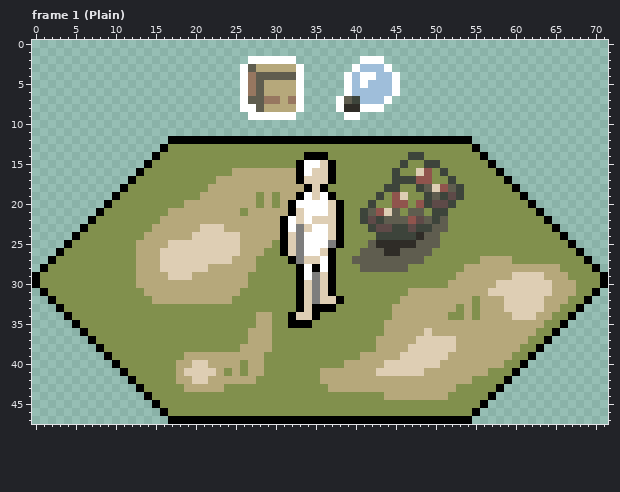
Pixel-art file -- Resources/Aseprite/tiles.aseprite. The picture above is the old version.
72x48 pixels, 5 frames. Shown: frame 1 (Plain). The commit also changed other frames, which this record leaves out.
And afterwards:
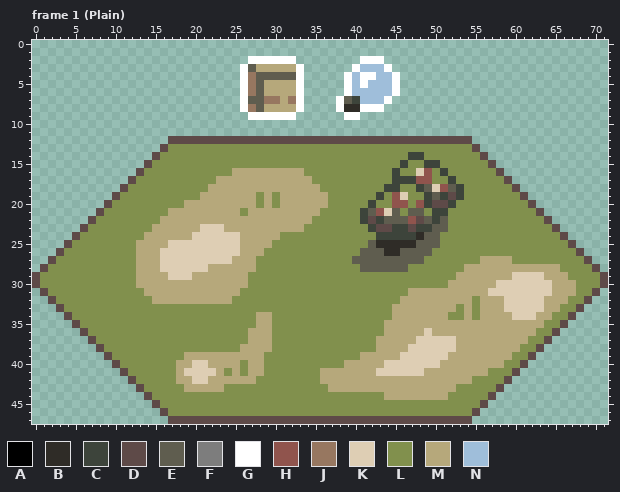
Palette (. is transparent): A #000000  B #2f2c27  C #3d443b  D #5e4a48  E #5f5d4f  F #7d7d7d  G #ffffff  H #90544d  J #977760  K #deceb4  L #81904d  M #b6a87b  N #9fbeda
Difference:
layer "char_ref" now hidden
Frame 1 (Plain):
y 8: x 27 G -> J
y 12: x 17..54 AAAAAAAAAAAAAAAAAAAAAAAAAAAAAAAAAAAAAA -> DDDDDDDDDDDDDDDDDDDDDDDDDDDDDDDDDDDDDD
y 13: x 16 A -> D; x 55 A -> D
y 14: x 15 A -> D; x 34..36 AAA -> LLL; x 56 A -> D
y 15: x 14 A -> D; x 33..37 AGGKA -> LLLLL; x 57 A -> D
y 16: x 13 A -> D; x 33..37 AGKKA -> MLLLL; x 58 A -> D
y 17: x 12 A -> D; x 33..37 AKKKA -> MMLLL; x 59 A -> D
y 18: x 11 A -> D; x 34..36 AKA -> MML; x 60 A -> D
y 19: x 10 A -> D; x 33..37 AGKGA -> MMMML; x 61 A -> D
y 20: x 9 A -> D; x 32..38 AGGGGKA -> MMMMMLL; x 62 A -> D
y 21: x 8 A -> D; x 32..38 AKGGGKA -> MMMMLLL; x 63 A -> D
y 22: x 7 A -> D; x 31..38 AGKGKKKA -> MMMMLLLL; x 64 A -> D
y 23: x 6 A -> D; x 31..38 AGFKGGKA -> MMMLLLLL; x 65 A -> D
y 24: x 5 A -> D; x 31..38 AKFGGGKA -> LLLLLLLL; x 66 A -> D
y 25: x 4 A -> D; x 31..38 AKFGGGFA -> LLLLLLLL; x 67 A -> D
y 26: x 3 A -> D; x 31..37 AKFGGKA -> LLLLLLL; x 68 A -> D
y 27: x 2 A -> D; x 32..37 AFKKGA -> LLLLLL; x 69 A -> D
y 28: x 1 A -> D; x 33..37 AGAGA -> LLLLL; x 70 A -> D
y 29: x 0 A -> D; x 33..37 AGFKA -> LLLLL; x 71 A -> D
y 30: x 0 A -> D; x 33..37 AKFKA -> LLLLL; x 71 A -> D
y 31: x 1 A -> D; x 33..37 AKFKA -> LLLLL; x 70 A -> D
y 32: x 2 A -> D; x 33..38 AKFKKA -> LLLLLL; x 69 A -> D
y 33: x 3 A -> D; x 33..37 AKAAA -> LLLLL; x 68 A -> D
y 34: x 4 A -> D; x 32..35 AKKA -> LLLL; x 67 A -> D
y 35: x 5 A -> D; x 32..34 AAA -> LLL; x 66 A -> D
y 36: x 6 A -> D; x 65 A -> D
y 37: x 7 A -> D; x 64 A -> D
y 38: x 8 A -> D; x 63 A -> D
y 39: x 9 A -> D; x 62 A -> D
y 40: x 10 A -> D; x 61 A -> D
y 41: x 11 A -> D; x 60 A -> D
y 42: x 12 A -> D; x 59 A -> D
y 43: x 13 A -> D; x 58 A -> D
y 44: x 14 A -> D; x 57 A -> D
y 45: x 15 A -> D; x 56 A -> D
y 46: x 16 A -> D; x 55 A -> D
y 47: x 17..54 AAAAAAAAAAAAAAAAAAAAAAAAAAAAAAAAAAAAAA -> DDDDDDDDDDDDDDDDDDDDDDDDDDDDDDDDDDDDDD
Where, in picture pixels (left, top, right, bottom), the same in both pictures:
changed: (248, 104, 256, 112)
changed: (32, 136, 608, 424)
